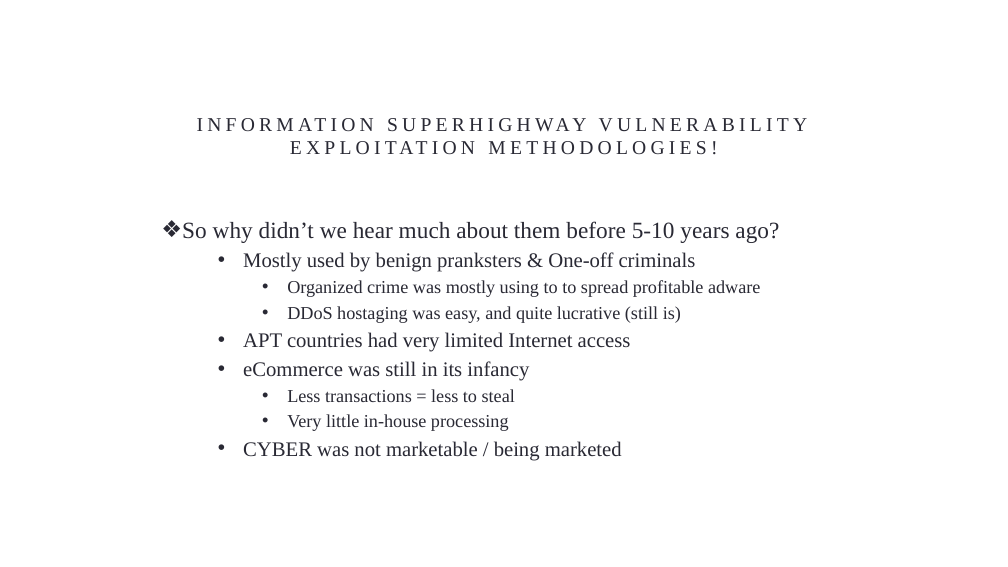
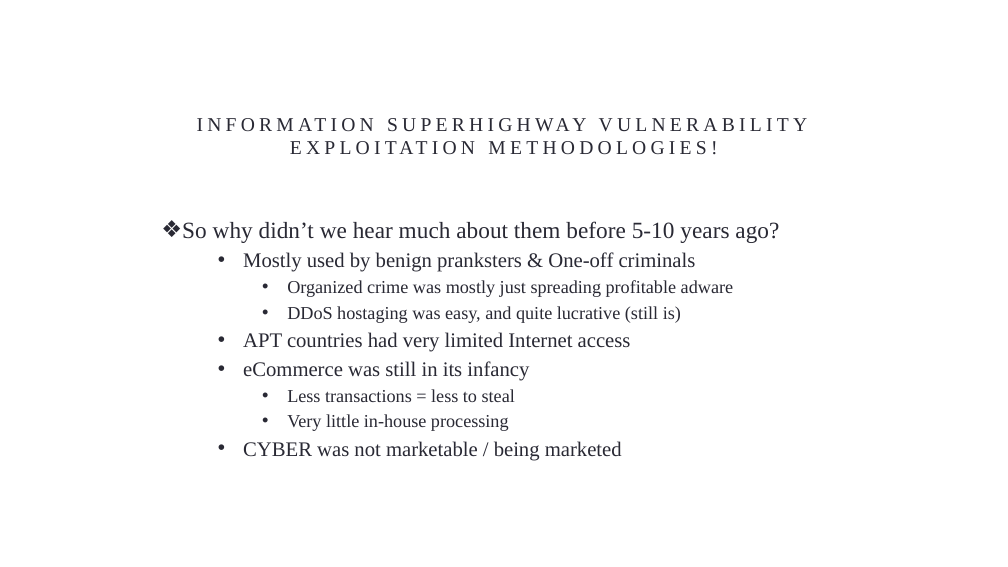
Before and after one commit to johnnyxmas/Talk_Decks, a slide deck: slide 26 of 2015/1993 BC Series/GET OFF MY LAN/1993 BC - Get Off My LAN (Hacking in the 90s)(FULL).pptx. Drawn at 1008x567 pixels with LibreOffice and Linux fonts; fonts in the diff are those of the drawing; background and template pictures are left out. Boxes give left, top, right and bottom in pixels: in the first picture for what was removed or moved away, otherwise in the second. Text is boxed around its words. In the diff, an @@ line names an element or a change of style, - is before the commit and + after.

```diff
--- a/2015/1993 BC Series/GET OFF MY LAN/1993 BC - Get Off My LAN (Hacking in the 90s)(FULL).pptx
+++ b/2015/1993 BC Series/GET OFF MY LAN/1993 BC - Get Off My LAN (Hacking in the 90s)(FULL).pptx
@@ text at [287,280,733,297]: text changed @@
-    • Organized crime was mostly using to to spread profitable adware
+    • Organized crime was mostly just spreading profitable adware
```
Also in this commit, not shown: 14 other slides changed, 1 slide added, 1 slide removed, 5 other files.
